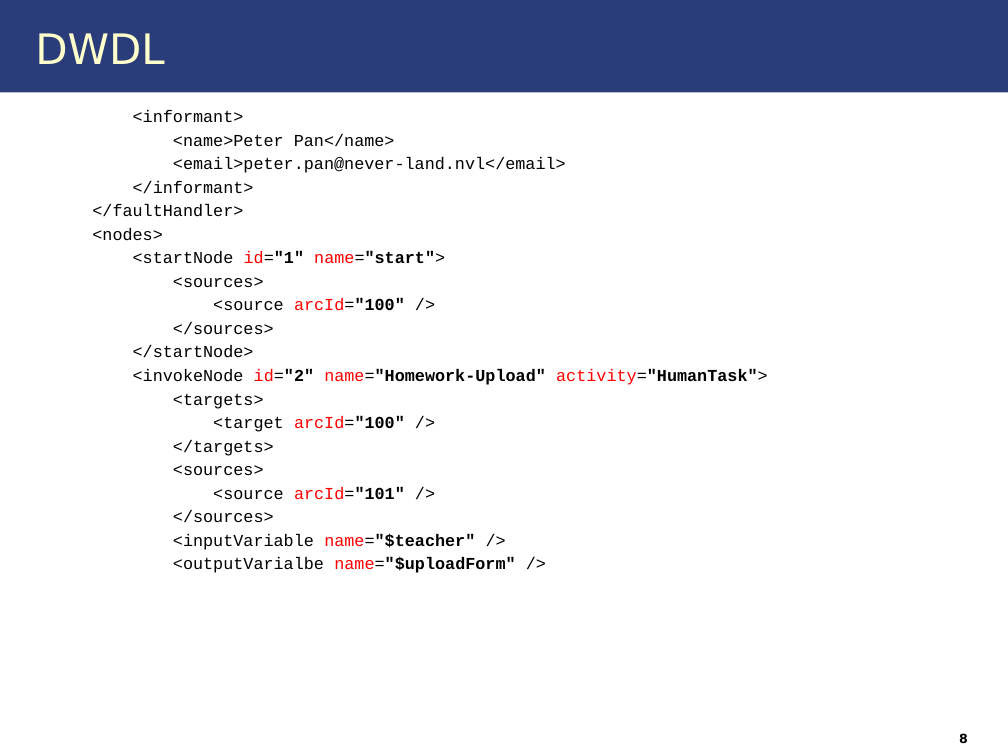
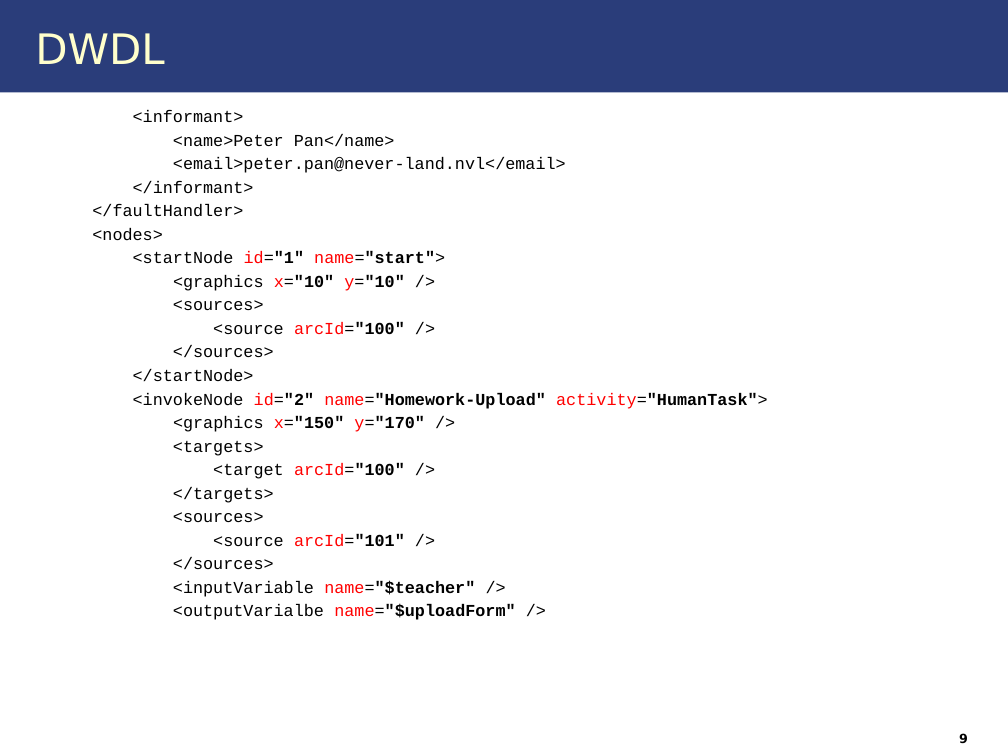
Before and after one commit to IAAS/decidr, a slide deck: slide 9 of docs/software-design/Entwurfspräsentation/Modeling Tool/ModelingToolTeamPresentation.pptx (slide 8 before the commit). Drawn at 1008x756 pixels with LibreOffice and Linux fonts; fonts in the diff are those of the drawing. Boxes give left, top, right and bottom in pixels: in the first picture for what was removed or moved away, otherwise in the second. Text is boxed around its words. In the diff, an @@ line names an element or a change of style, - is before the commit and + after.

```diff
--- a/docs/software-design/Entwurfspräsentation/Modeling Tool/ModelingToolTeamPresentation.pptx
+++ b/docs/software-design/Entwurfspräsentation/Modeling Tool/ModelingToolTeamPresentation.pptx
@@ text at <box>173,274,404,291</box>: paragraph added @@
+<graphics x="10" y="10" />
@@ text at <box>173,416,425,432</box>: paragraph added @@
+<graphics x="150" y="170" />
```
Also in this commit, not shown: 3 other slides changed, 1 slide added, 1 other file.
